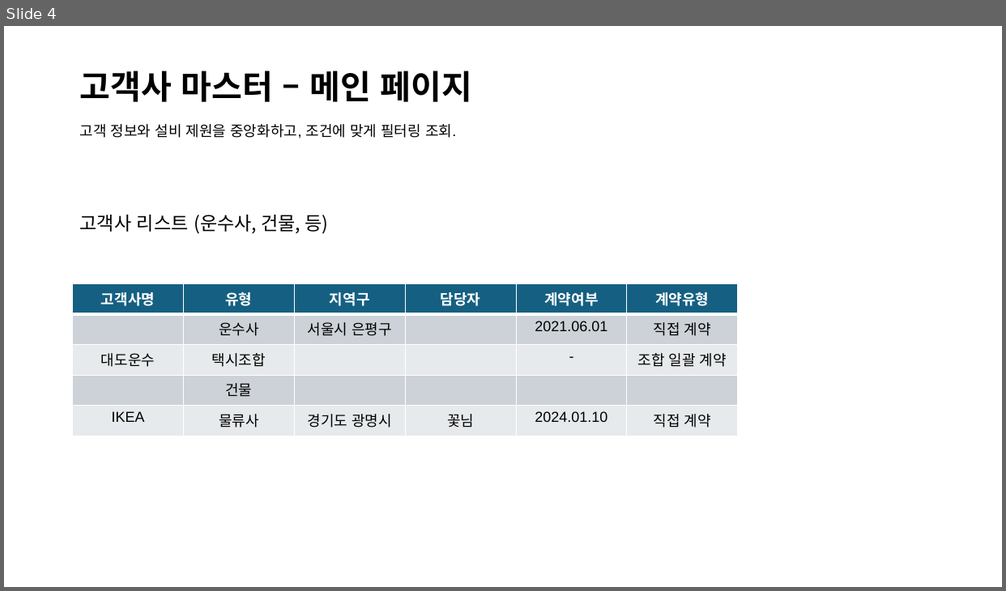
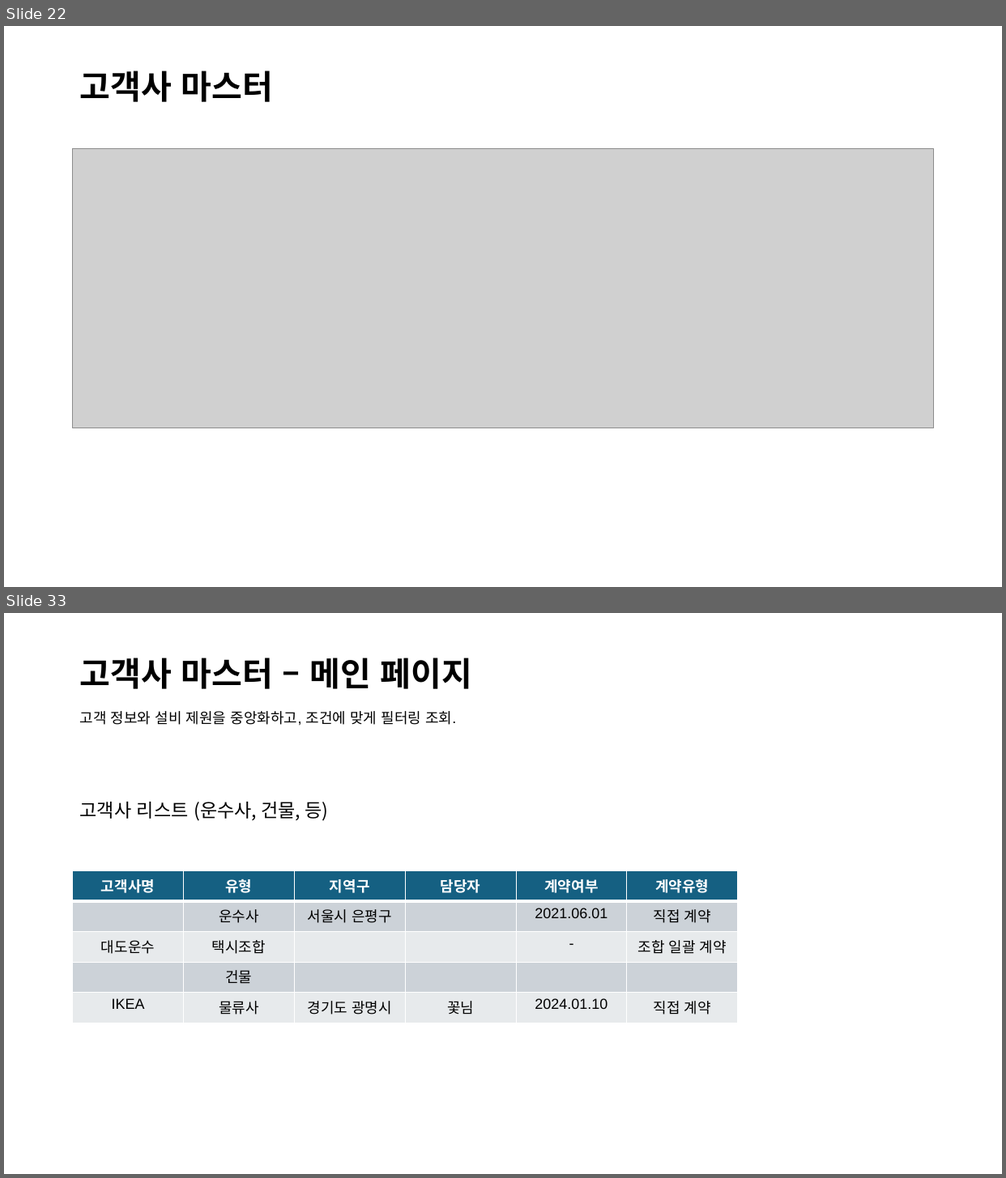
Before and after one commit to esketch-ai/hooxi-cms, a slide deck: Docs/Hooxi-CMS.pptx. Shown one above the other, each under a label of ours: slide 4 before the commit, slides 22 and 33 after it; the slides between them are not shown. The pictures are 1006x591 and 1006x1178 pixels, drawn with LibreOffice and Linux fonts; fonts in the diff are those of the drawing; grey boxes stand for pictures. Boxes give left, top, right and bottom in pixels: in the first picture for what was removed or moved away, otherwise in the second. Text is boxed around its words. In the diff, an @@ line names an element or a change of style, - is before the commit and + after.

```diff
--- a/Docs/Hooxi-CMS.pptx
+++ b/Docs/Hooxi-CMS.pptx
@@ slide 22 added at [4,26,1002,587], background #FFFFFF @@
@@ title added at [80,71,273,102], 32 pt, text #000000, bold @@
+고객사 마스터
@@ picture added at [73,149,934,429] @@
@@ what was slide 4 is now slide 33 @@
```
Also in this commit, not shown: 5 slides changed, 28 other slides added, 15 other files.
